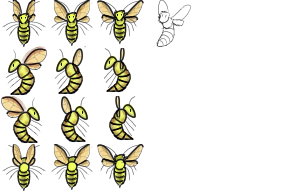
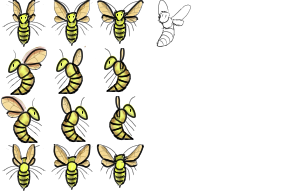
Layers edited between the first and the second 288x192 image:
painted on "Back wings" (1st of 5, in "Up 3" › "Line") over [53,144,144,168]
painted on "Front wings" (1st of 5, in "Up 3" › "Line") over [53,144,144,168]
painted on "Back wings" (2nd of 5, in "Up 2" › "Line") over [53,144,128,168]
painted on "Front wings" (2nd of 5, in "Up 2" › "Line") over [53,144,128,168]
